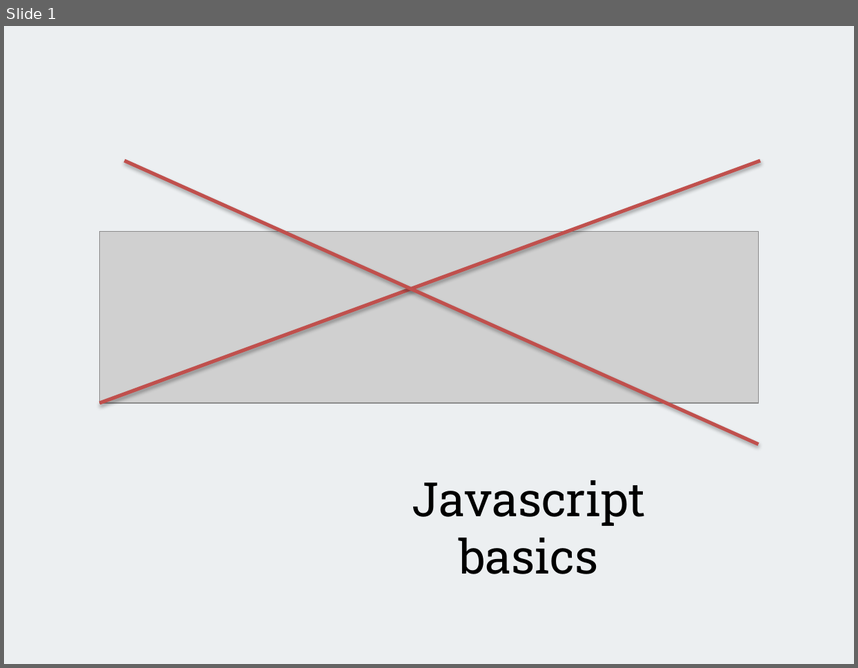
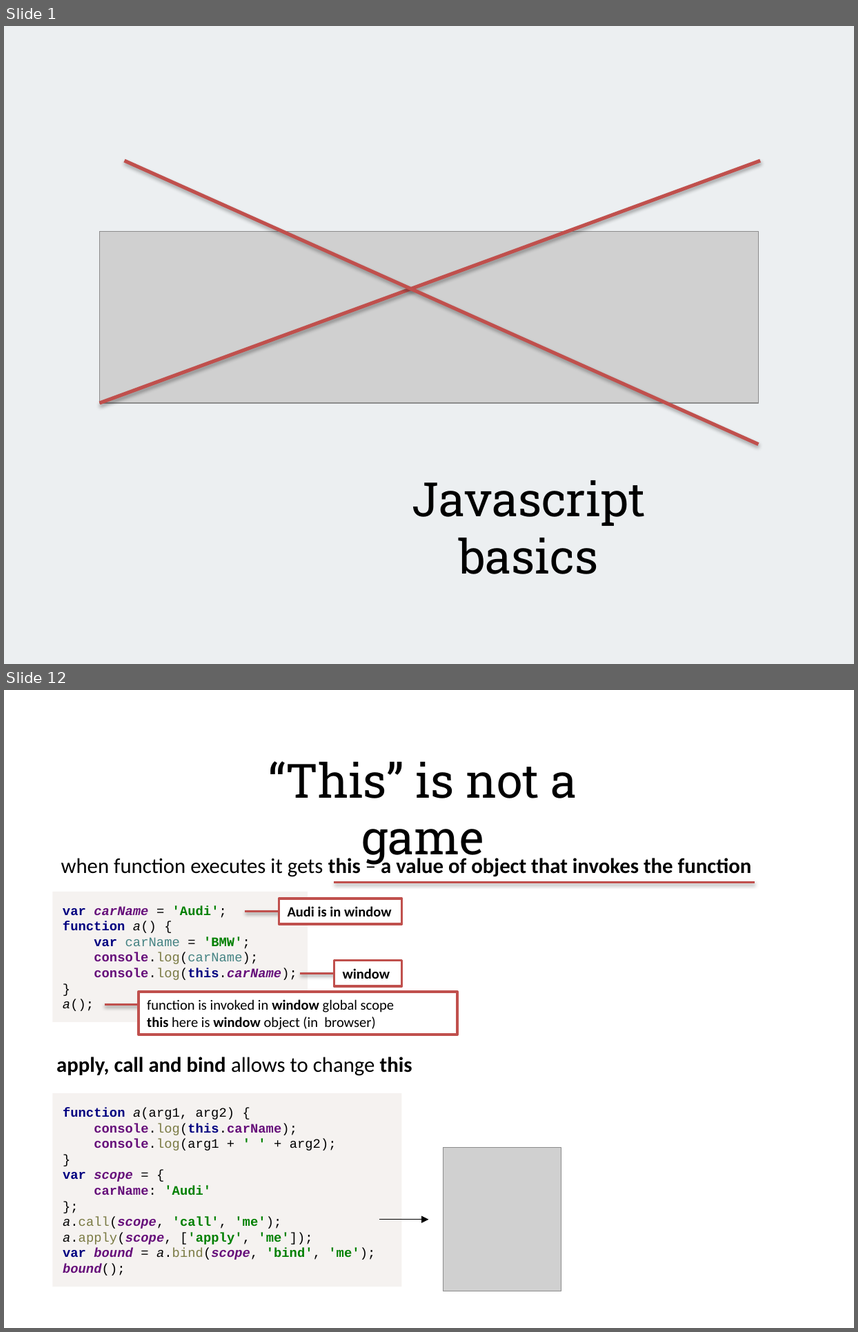
Before and after one commit to alexeymatveevp/angularjs-course, a slide deck: docs/00_jsbasics.pptx. Shown one above the other, each under a label of ours: slide 1 before the commit, slides 1 and 12 after it; the slides between them are not shown. The pictures are 858x668 and 858x1332 pixels, drawn with LibreOffice and Linux fonts; fonts in the diff are those of the drawing; grey boxes stand for pictures. Boxes give left, top, right and bottom in pixels: in the first picture for what was removed or moved away, otherwise in the second. Text is boxed around its words. In the diff, an @@ line names an element or a change of style, - is before the commit and + after.

```diff
--- a/docs/00_jsbasics.pptx
+++ b/docs/00_jsbasics.pptx
@@ slide 12 added at <box>4,690,854,1328</box>, background #FFFFFF @@
@@ text added at <box>268,761,577,865</box>, 40 pt, text #000000 @@
+“This” is not a game
@@ text added at <box>61,855,752,877</box>, 18 pt, text #000000, bold @@
+when function executes it gets this – a value of object that invokes the function
@@ rectangle added at <box>52,891,308,1021</box>, fill #F5F2F0, 11 pt, text #660E7A, bold @@
+var carName = 'Audi';
+function a() {
+var carName = 'BMW';
+console.log(carName);
+console.log(this.carName);
+}
+a();
@@ line added from (334, 882) to (755, 882), #C0504D 2 pt @@
@@ line added from (245, 911) to (323, 911), #C0504D 2 pt @@
@@ rectangle added at <box>279,898,402,924</box>, fill #FFFFFF, outline #C0504D 2 pt, 12 pt, text #000000, bold @@
+Audi is in window
@@ line added from (301, 973) to (337, 973), #C0504D 2 pt @@
@@ rectangle added at <box>334,960,402,986</box>, fill #FFFFFF, outline #C0504D 2 pt, 12 pt, text #000000, bold @@
+window
@@ rectangle added at <box>139,992,457,1034</box>, fill #FFFFFF, outline #C0504D 2 pt, 12 pt, text #000000 @@
+function is invoked in window global scope
+this here is window object (in browser)
@@ line added from (104, 1005) to (142, 1005), #C0504D 2 pt @@
@@ text added at <box>56,1056,412,1076</box>, 18 pt, text #000000, bold @@
+apply, call and bind allows to change this
@@ rectangle added at <box>52,1093,402,1286</box>, fill #F5F2F0, 11 pt, text #000000, bold @@
+function a(arg1, arg2) {
+console.log(this.carName);
+console.log(arg1 + ' ' + arg2);
+}
+var scope = {
+carName: 'Audi'
+};
+a.call(scope, 'call', 'me');
+a.apply(scope, ['apply', 'me']);
+var bound = a.bind(scope, 'bind', 'me');
+bound();
@@ picture added at <box>444,1147,562,1291</box> @@
@@ arrow added from (380, 1219) to (428, 1219), #000000 0.75 pt @@
```
Also in this commit, not shown: 3 slides changed, 23 other slides added, 13 slides removed, 15 other files.
